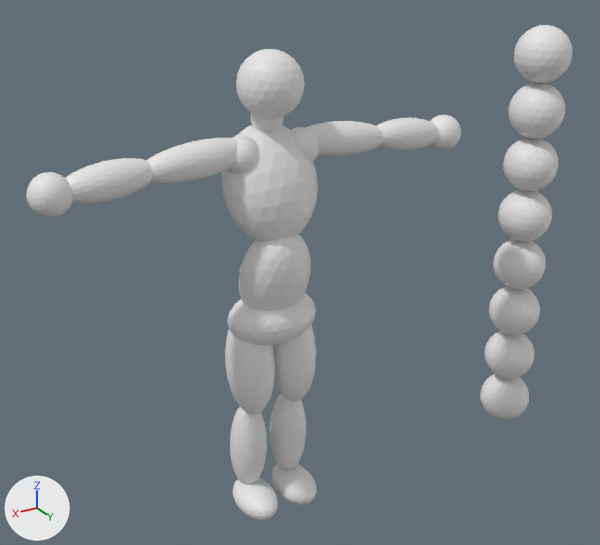
Before and after pictures for a commit that changed the Blender file arts/art3.blend.
Camera for both pictures: a 50 mm camera at (11.8, 21.4, 19.5) aimed at (-1.5, -0.8, 8.4). The lights are fixed; the arrows at lower left show +X, +Y and +Z. The picture after the commit comes second.
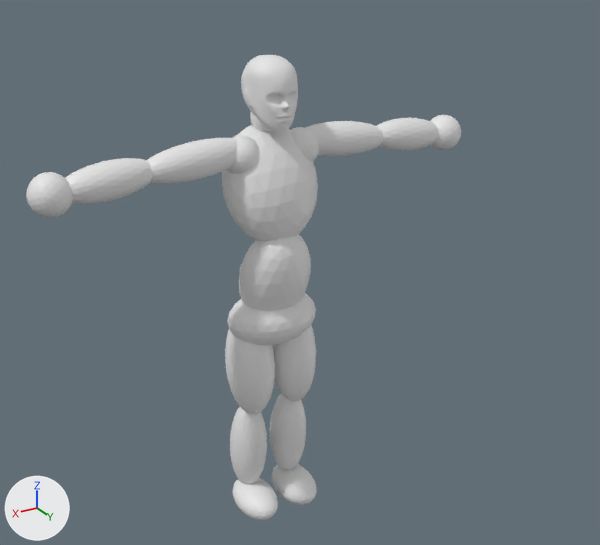
Location of each change, [x1, y1, x2, y2] in pixels of the pictures (600 x 545 px):
```json
{"object": "Icosphere.008", "change": "reshaped", "before": [236, 49, 305, 119], "after": [241, 55, 298, 131], "on screen": "17% narrower, 8% taller"}
{"object": "Icosphere.007", "change": "deleted", "before": [514, 25, 572, 83]}
{"object": "Icosphere.006", "change": "deleted", "before": [509, 83, 565, 139]}
{"object": "Icosphere.005", "change": "deleted", "before": [503, 138, 558, 191]}
{"object": "Icosphere.004", "change": "deleted", "before": [498, 190, 552, 241]}
{"object": "Icosphere.003", "change": "deleted", "before": [493, 239, 546, 289]}
{"object": "Icosphere.002", "change": "deleted", "before": [489, 286, 540, 335]}
{"object": "Icosphere.001", "change": "deleted", "before": [485, 331, 534, 378]}
{"object": "Icosphere", "change": "deleted", "before": [480, 374, 529, 420]}
```

Scene script edits in JSON lines:
```json
{"block": "me_icosphere_008", "where": "# used by ob_icosphere_008; location = (0.0, 0.0, 15.0)"}
{"op": "remove", "block": "me_icosphere_008", "code": "me_icosphere_008.from_pydata(...)  # 162 vertices, 320 faces; spans x -1.0..1.0, y -1.0..1.0, z -1.0..1.0"}
{"op": "add", "block": "me_icosphere_008", "code": "me_icosphere_008.from_pydata(...)  # 15910 vertices, 31816 faces; spans x -0.79..0.79, y -0.98..1.06, z -1.23..0.83"}
{"block": "me_icosphere_008", "change": "me_icosphere_008 part 1: 162 vertices removed from x -1.0..1.0, y -1.0..1.0, z -1.0..1.0; 15910 vertices added at x -0.79..0.79, y -0.98..1.06, z -1.23..0.83"}
{"op": "remove", "block": "ob_icosphere", "code": ["ob_icosphere = bpy.data.objects.new('Icosphere', me_icosphere)", "ob_icosphere.location = (-11.0, 0.0, 1.0)"]}
{"op": "remove", "block": "ob_icosphere_001", "code": ["ob_icosphere_001 = bpy.data.objects.new('Icosphere.001', me_icosphere_001)", "ob_icosphere_001.location = (-11.0, 0.0, 3.0)"]}
{"op": "remove", "block": "ob_icosphere_002", "code": ["ob_icosphere_002 = bpy.data.objects.new('Icosphere.002', me_icosphere_002)", "ob_icosphere_002.location = (-11.0, 0.0, 5.0)"]}
{"op": "remove", "block": "ob_icosphere_003", "code": ["ob_icosphere_003 = bpy.data.objects.new('Icosphere.003', me_icosphere_003)", "ob_icosphere_003.location = (-11.0, 0.0, 7.0)"]}
{"op": "remove", "block": "ob_icosphere_004", "code": ["ob_icosphere_004 = bpy.data.objects.new('Icosphere.004', me_icosphere_004)", "ob_icosphere_004.location = (-11.0, 0.0, 9.0)"]}
{"op": "remove", "block": "ob_icosphere_005", "code": ["ob_icosphere_005 = bpy.data.objects.new('Icosphere.005', me_icosphere_005)", "ob_icosphere_005.location = (-11.0, 0.0, 11.0)"]}
{"op": "remove", "block": "ob_icosphere_006", "code": ["ob_icosphere_006 = bpy.data.objects.new('Icosphere.006', me_icosphere_006)", "ob_icosphere_006.location = (-11.0, 0.0, 13.0)"]}
{"op": "remove", "block": "ob_icosphere_007", "code": ["ob_icosphere_007 = bpy.data.objects.new('Icosphere.007', me_icosphere_007)", "ob_icosphere_007.location = (-11.0, 0.0, 15.0)"]}
```
